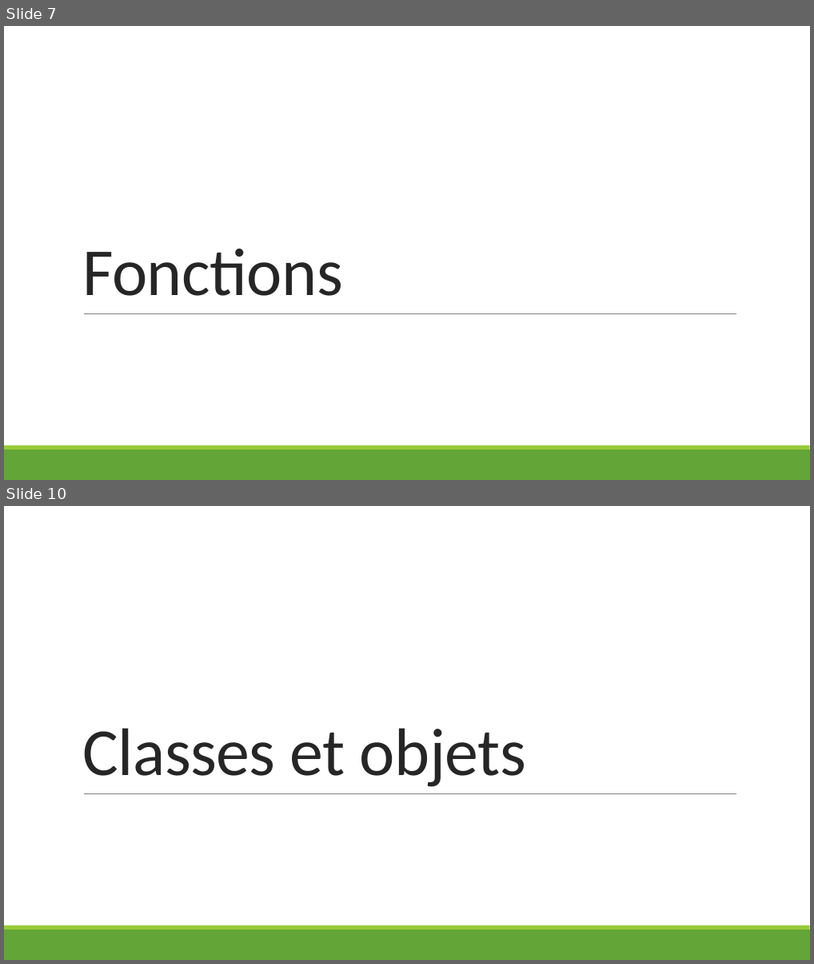
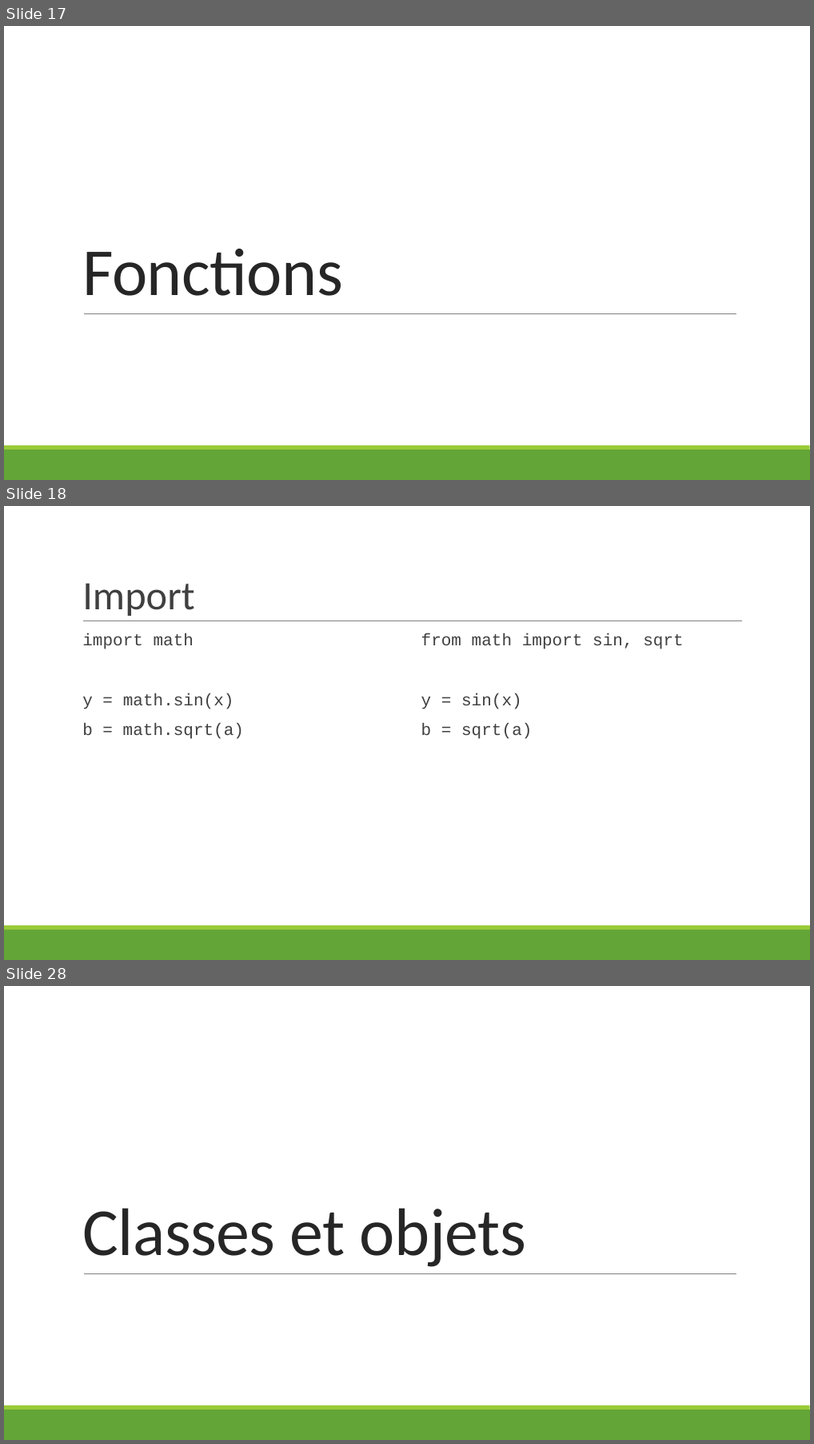
Before and after one commit to hermes-python-201910/courseware, a slide deck: slides.pptx. Shown one above the other, each under a label of ours: slides 7 and 10 before the commit, slides 17, 18 and 28 after it; the slides between them are not shown. The pictures are 814x964 and 814x1444 pixels, drawn with LibreOffice and Linux fonts; fonts in the diff are those of the drawing. Boxes give left, top, right and bottom in pixels: in the first picture for what was removed or moved away, otherwise in the second. Text is boxed around its words. In the diff, an @@ line names an element or a change of style, - is before the commit and + after.

```diff
--- a/slides.pptx
+++ b/slides.pptx
@@ slide 18 added at box(4, 506, 810, 960), background #FFFFFF; not listed: 2 template elements that a slide beside it also shows @@
@@ title added at box(82, 583, 194, 616), 48 pt, text #404040 @@
+Import
@@ line added from (83, 621) to (742, 621), #808080 0.5 pt @@
@@ text added at box(82, 633, 244, 739), 20 pt, text #404040 @@
+  import math
+  y = math.sin(x)
+  b = math.sqrt(a)
@@ text added at box(422, 633, 683, 739), 20 pt, text #404040 @@
+  from math import sin, sqrt
+  y = sin(x)
+  b = sqrt(a)
@@ what was slide 7 is now slide 17 @@
@@ what was slide 10 is now slide 28 @@
```
Also in this commit, not shown: 21 other slides added, 4 slides removed.
